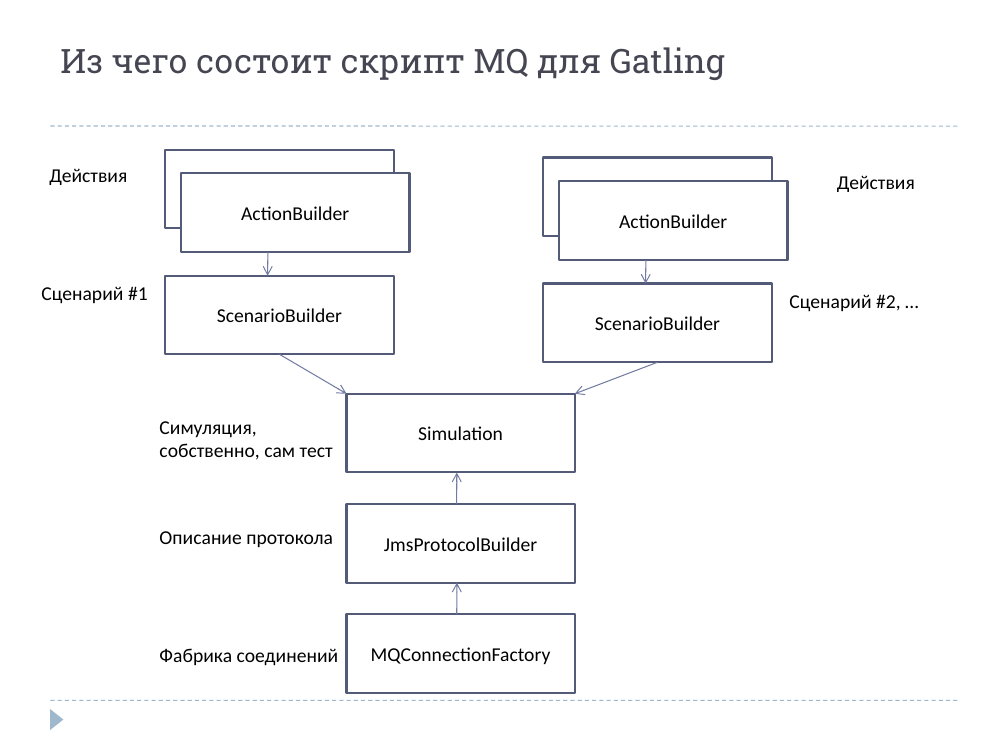
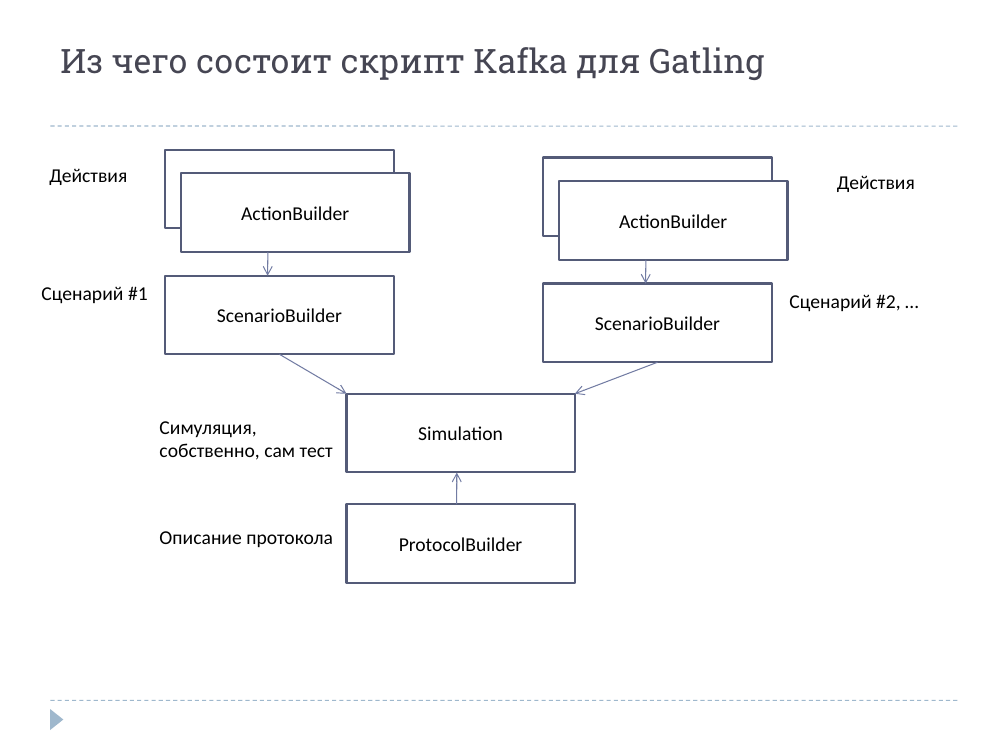
Before and after one commit to Roman-Kislyy/gatling-java-kafka-samples, a slide deck: slide 2 of docs/how-to-slides/Gtg-Create-kafka-script.pptx (slide 3 before the commit). Drawn at 1008x756 pixels with LibreOffice and Linux fonts; fonts in the diff are those of the drawing. Boxes give left, top, right and bottom in pixels: in the first picture for what was removed or moved away, otherwise in the second. Text is boxed around its words. In the diff, an @@ line names an element or a change of style, - is before the commit and + after.

Commit message:
Variant 1 of kafka SSL

```diff
--- a/docs/how-to-slides/Gtg-Create-kafka-script.pptx
+++ b/docs/how-to-slides/Gtg-Create-kafka-script.pptx
@@ title at box(60, 47, 764, 80): text changed @@
-Из чего состоит скрипт MQ для Gatling
+Из чего состоит скрипт Kafka для Gatling
@@ text in rectangle at box(399, 537, 523, 551): text changed @@
-JmsProtocolBuilder
+ProtocolBuilder
@@ arrow removed from (457, 614) to (457, 583) @@
@@ rectangle removed at box(347, 614, 576, 692) @@
-MQConnectionFactory
@@ text removed at box(159, 648, 339, 666) @@
-Фабрика соединений
```
Also in this commit, not shown: 1 other slide changed, 1 slide removed, 59 other files.
